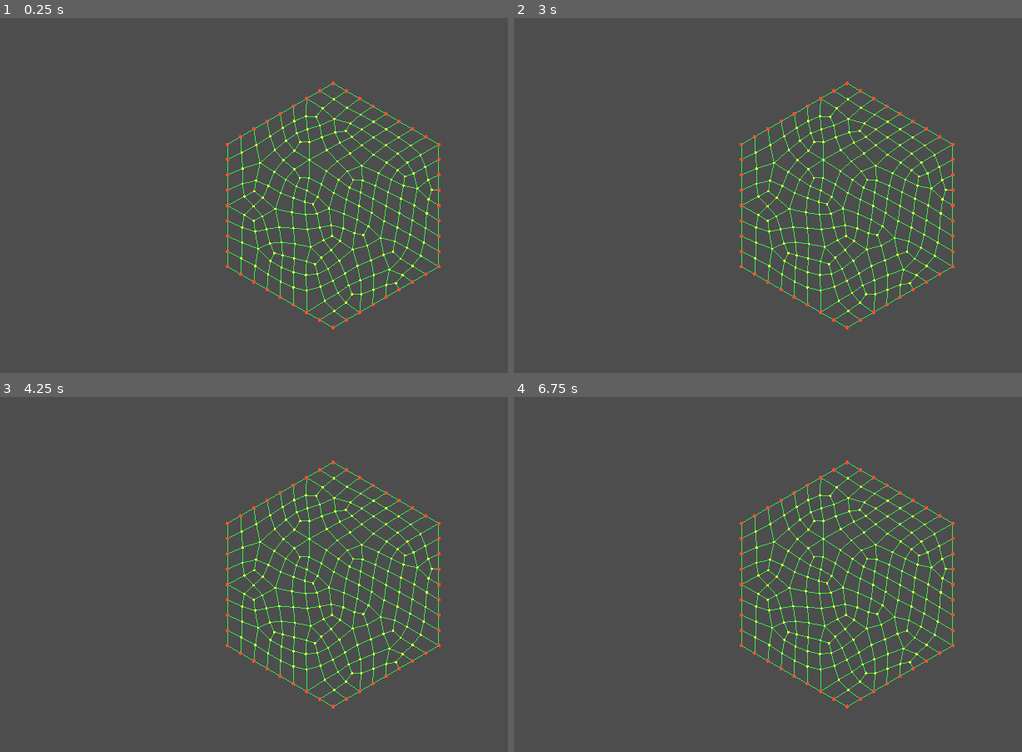
Above: before the commit, frames 1-4 (two rows, left to right).
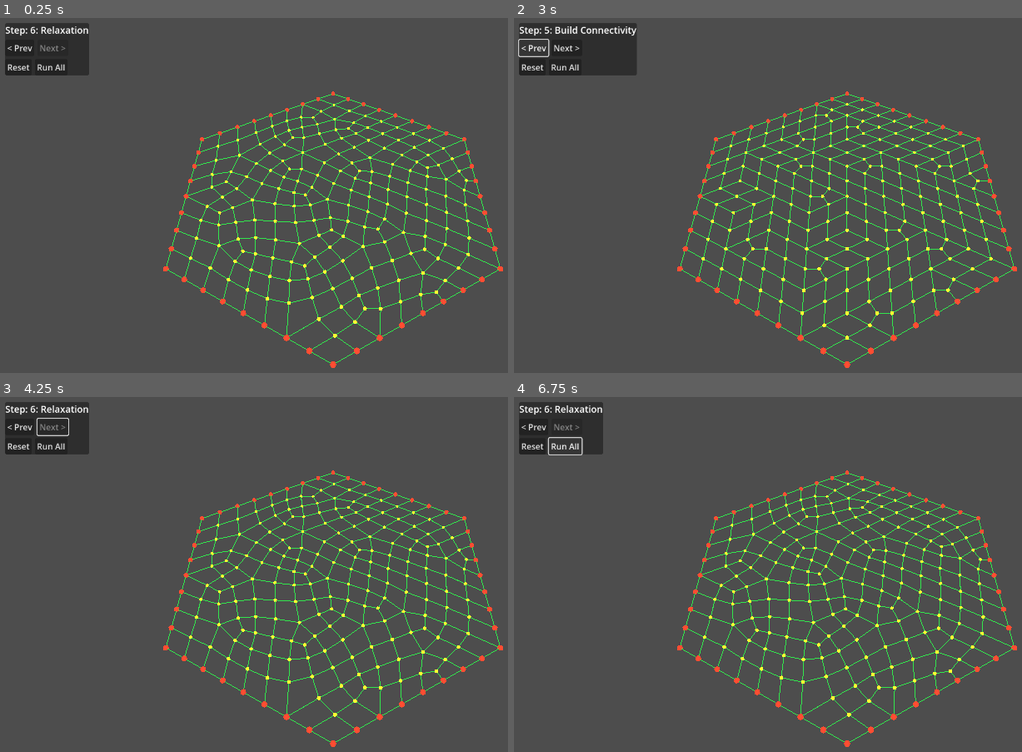
Above: after the commit, the same moments.

Repository: lucasbiancogs/map_generation
Game: Godot game, scene res://scenes/main.tscn
The game is run twice, just before and just after one commit, with the same random seed, the same clock (stepped at 60 frames per second) and the same inputs.
Inputs (mouse positions are in pixels of both pictures, inside the frame that each line leads up to):
- Up to frame 1 (0.25 s): no input
- Up to frame 2 (3 s): click (534, 46) at 0.5 s, where only the run after the commit has a clickable "< Prev"; click (534, 67) at 1.25 s, where only the run after the commit has a clickable "Reset"; click (564, 67) at 2 s, where only the run after the commit has a clickable "Run All"; click (534, 46) at 2.75 s, where only the run after the commit has a clickable "< Prev"
- Up to frame 3 (4.25 s): click (50, 425) at 3.5 s, where only the run after the commit has a clickable "Next >"
- Up to frame 4 (6.75 s): click (564, 446) at 4.25 s, where only the run after the commit has a clickable "Run All"; click (534, 425) at 5 s, where only the run after the commit has a clickable "< Prev"; click (564, 425) at 5.75 s, where only the run after the commit has a clickable "Next >"; click (564, 446) at 6.5 s, where only the run after the commit has a clickable "Run All"

The runs differ from the first frame. In frame 1, 8.7% of the frame differs, in the area x 0-100%, y 1-99%; in frame 2, 9.7%; in frame 3, 8.7%; in frame 4, 8.5%.

Commit message:
Add step controller UI for stepping through grid generation
OrganicGrid now exposes reset(), run_step(step), and run_all() for
external control. New StepController UI panel with Prev/Next/Reset/Run
All buttons lets you visualize each generation step individually.

Diff:
--- a/scenes/main.tscn
+++ b/scenes/main.tscn
@@ -1,14 +1,27 @@
-[gd_scene load_steps=2 format=3 uid="uid://bep2n5mln624u"]
+[gd_scene load_steps=3 format=3 uid="uid://bep2n5mln624u"]
 
 [ext_resource type="Script" uid="uid://bwa7743dqiob1" path="res://scripts/organic_grid.gd" id="1_o5qli"]
+[ext_resource type="Script" path="res://scripts/step_controller.gd" id="2_step_ctrl"]
 
 [node name="Main" type="Node3D"]
 
 [node name="Camera3D" type="Camera3D" parent="."]
-transform = Transform3D(1, 0, 0, 0, 0, 1, 0, -1, 0, 0, 8, 0)
+transform = Transform3D(1, 0, 0, 0, 0.645764, 0.763537, 0, -0.763537, 0.645764, 0, 8, 7.04821)
+fov = 45.0
 
 [node name="DirectionalLight3D" type="DirectionalLight3D" parent="."]
 transform = Transform3D(1, 0, 0, 0, 0.866025, 0.5, 0, -0.5, 0.866025, 0, 10, 0)
 
 [node name="OrganicGrid" type="Node3D" parent="."]
 script = ExtResource("1_o5qli")
+
+[node name="StepController" type="Control" parent="."]
+layout_mode = 3
+anchors_preset = 15
+anchor_right = 1.0
+anchor_bottom = 1.0
+grow_horizontal = 2
+grow_vertical = 2
+mouse_filter = 2
+script = ExtResource("2_step_ctrl")
+grid_path = NodePath("../OrganicGrid")
--- a/scripts/organic_grid.gd
+++ b/scripts/organic_grid.gd
@@ -26,15 +26,69 @@
 ## Connectivity: point index -> array of connected point indices.
 var connectivity: Dictionary = {}
 
+const STEP_NAMES: PackedStringArray = [
+	"1: Generate Points",
+	"2: Construct Triangles",
+	"3: Merge into Quads",
+	"4: Subdivide",
+	"5: Build Connectivity",
+	"6: Relaxation",
+]
+const TOTAL_STEPS: int = 6
+
 
 func _ready() -> void:
-	generate_hex_grid_points()
-	construct_triangles()
-	merge_triangles_into_quads()
-	subdivide_grid()
-	build_connectivity()
-	apply_relaxation()
-	_build_visualization()
+	run_all()
+
+
+func run_all() -> void:
+	for step in range(1, TOTAL_STEPS + 1):
+		_execute_step(step)
+	_clear_visualization()
+	_visualize_subdivided()
+
+
+func reset() -> void:
+	points.clear()
+	is_outer_edge.clear()
+	triangles.clear()
+	quads.clear()
+	unmergeable_triangle_indices.clear()
+	subdivided_points.clear()
+	subdivided_is_outer_edge.clear()
+	subdivided_quads.clear()
+	connectivity.clear()
+	_clear_visualization()
+
+
+func run_step(step: int) -> void:
+	_execute_step(step)
+	_clear_visualization()
+	_visualize_step(step)
+
+
+func _execute_step(step: int) -> void:
+	match step:
+		1: generate_hex_grid_points()
+		2: construct_triangles()
+		3: merge_triangles_into_quads()
+		4: subdivide_grid()
+		5: build_connectivity()
+		6: apply_relaxation()
+
+
+func _visualize_step(step: int) -> void:
+	match step:
+		1:
+			_visualize_points(points, is_outer_edge)
+		2:
+			_visualize_triangles()
+			_visualize_points(points, is_outer_edge)
+		3:
+			_visualize_quads_and_tris()
+			_visualize_points(points, is_outer_edge)
+		4, 5, 6:
+			_visualize_subdivided()
 
 
 # ===========================================================================
@@ -402,26 +456,71 @@
 # Visualization — draw grid as wireframe + point markers
 # ===========================================================================
 
-func _build_visualization() -> void:
-	_build_subdivided_wireframe()
-	_build_point_markers()
-
-
-## Draws subdivided quad edges as lines.
-func _build_subdivided_wireframe() -> void:
+func _clear_visualization() -> void:
+	for child in get_children():
+		child.queue_free()
+
+
+## Step 1 visualization: just points.
+func _visualize_points(pts: Array[Vector3], outer: Array[bool]) -> void:
+	var inner_pos := PackedVector3Array()
+	var outer_pos := PackedVector3Array()
+	for i in range(pts.size()):
+		if outer[i]:
+			outer_pos.append(pts[i])
+		else:
+			inner_pos.append(pts[i])
+	_create_point_cloud(inner_pos, Color(1.0, 1.0, 0.2), 0.04)
+	_create_point_cloud(outer_pos, Color(1.0, 0.3, 0.2), 0.06)
+
+
+## Step 2 visualization: triangle wireframe.
+func _visualize_triangles() -> void:
 	var lines := PackedVector3Array()
-
+	var tri_count: int = triangles.size() / 3
+	for t in range(tri_count):
+		var i0: int = triangles[t * 3]
+		var i1: int = triangles[t * 3 + 1]
+		var i2: int = triangles[t * 3 + 2]
+		lines.append(points[i0]); lines.append(points[i1])
+		lines.append(points[i1]); lines.append(points[i2])
+		lines.append(points[i2]); lines.append(points[i0])
+	_add_line_mesh(lines, Color(0.3, 0.7, 1.0))
+
+
+## Step 3 visualization: quads (green) + unmergeable triangles (orange).
+func _visualize_quads_and_tris() -> void:
+	var quad_lines := PackedVector3Array()
+	for quad in quads:
+		var p0 := points[quad[0]]; var p1 := points[quad[1]]
+		var p2 := points[quad[2]]; var p3 := points[quad[3]]
+		quad_lines.append(p0); quad_lines.append(p1)
+		quad_lines.append(p1); quad_lines.append(p2)
+		quad_lines.append(p2); quad_lines.append(p3)
+		quad_lines.append(p3); quad_lines.append(p0)
+	_add_line_mesh(quad_lines, Color(0.2, 0.9, 0.3))
+
+	var tri_lines := PackedVector3Array()
+	for tri_idx in unmergeable_triangle_indices:
+		var v := _get_tri_vertices(tri_idx)
+		tri_lines.append(points[v[0]]); tri_lines.append(points[v[1]])
+		tri_lines.append(points[v[1]]); tri_lines.append(points[v[2]])
+		tri_lines.append(points[v[2]]); tri_lines.append(points[v[0]])
+	_add_line_mesh(tri_lines, Color(1.0, 0.5, 0.1))
+
+
+## Step 4+ visualization: subdivided quads.
+func _visualize_subdivided() -> void:
+	var lines := PackedVector3Array()
 	for quad in subdivided_quads:
-		var p0: Vector3 = subdivided_points[quad[0]]
-		var p1: Vector3 = subdivided_points[quad[1]]
-		var p2: Vector3 = subdivided_points[quad[2]]
-		var p3: Vector3 = subdivided_points[quad[3]]
+		var p0 := subdivided_points[quad[0]]; var p1 := subdivided_points[quad[1]]
+		var p2 := subdivided_points[quad[2]]; var p3 := subdivided_points[quad[3]]
 		lines.append(p0); lines.append(p1)
 		lines.append(p1); lines.append(p2)
 		lines.append(p2); lines.append(p3)
 		lines.append(p3); lines.append(p0)
-
 	_add_line_mesh(lines, Color(0.2, 0.9, 0.3))
+	_visualize_points(subdivided_points, subdivided_is_outer_edge)
 
 
 func _add_line_mesh(lines: PackedVector3Array, color: Color) -> void:
@@ -444,20 +543,6 @@
 	add_child(mesh_inst)
 
 
-## Draws small spheres at each grid point. Outer-edge points are colored differently.
-func _build_point_markers() -> void:
-	var inner_positions: PackedVector3Array = PackedVector3Array()
-	var outer_positions: PackedVector3Array = PackedVector3Array()
-
-	for i in range(subdivided_points.size()):
-		if subdivided_is_outer_edge[i]:
-			outer_positions.append(subdivided_points[i])
-		else:
-			inner_positions.append(subdivided_points[i])
-
-	_create_point_cloud(inner_positions, Color(1.0, 1.0, 0.2), 0.04)
-	_create_point_cloud(outer_positions, Color(1.0, 0.3, 0.2), 0.06)
-
 
 func _create_point_cloud(positions: PackedVector3Array, color: Color, radius: float) -> void:
 	if positions.is_empty():
--- /dev/null
+++ b/scripts/step_controller.gd
@@ -0,0 +1,115 @@
+class_name StepController
+extends Control
+
+@export var grid_path: NodePath
+
+var _current_step: int = 0
+var _step_label: Label
+var _prev_button: Button
+var _next_button: Button
+var _reset_button: Button
+var _run_all_button: Button
+
+
+var grid: OrganicGrid
+
+
+func _ready() -> void:
+	grid = get_node(grid_path) as OrganicGrid
+	_build_ui()
+	# Grid runs all steps on its own _ready. Show final state.
+	_current_step = OrganicGrid.TOTAL_STEPS
+	_update_ui()
+
+
+func _build_ui() -> void:
+	# Anchor to top-left with some margin.
+	var panel := PanelContainer.new()
+	panel.anchor_right = 0.0
+	panel.anchor_bottom = 0.0
+	panel.offset_left = 10
+	panel.offset_top = 10
+
+	var vbox := VBoxContainer.new()
+	vbox.add_theme_constant_override("separation", 6)
+
+	_step_label = Label.new()
+	_step_label.add_theme_font_size_override("font_size", 18)
+	vbox.add_child(_step_label)
+
+	var hbox := HBoxContainer.new()
+	hbox.add_theme_constant_override("separation", 6)
+
+	_prev_button = Button.new()
+	_prev_button.text = "< Prev"
+	_prev_button.pressed.connect(_on_prev)
+	hbox.add_child(_prev_button)
+
+	_next_button = Button.new()
+	_next_button.text = "Next >"
+	_next_button.pressed.connect(_on_next)
+	hbox.add_child(_next_button)
+
+	vbox.add_child(hbox)
+
+	var hbox2 := HBoxContainer.new()
+	hbox2.add_theme_constant_override("separation", 6)
+
+	_reset_button = Button.new()
+	_reset_button.text = "Reset"
+	_reset_button.pressed.connect(_on_reset)
+	hbox2.add_child(_reset_button)
+
+	_run_all_button = Button.new()
+	_run_all_button.text = "Run All"
+	_run_all_button.pressed.connect(_on_run_all)
+	hbox2.add_child(_run_all_button)
+
+	vbox.add_child(hbox2)
+
+	panel.add_child(vbox)
+	add_child(panel)
+
+
+func _on_next() -> void:
+	if _current_step >= OrganicGrid.TOTAL_STEPS:
+		return
+	_current_step += 1
+	grid.run_step(_current_step)
+	_update_ui()
+
+
+func _on_prev() -> void:
+	if _current_step <= 0:
+		return
+	# Re-run from scratch up to the previous step.
+	_current_step -= 1
+	grid.reset()
+	for step in range(1, _current_step + 1):
+		grid.run_step(step)
+	if _current_step == 0:
+		grid._clear_visualization()
+	_update_ui()
+
+
+func _on_reset() -> void:
+	_current_step = 0
+	grid.reset()
+	_update_ui()
+
+
+func _on_run_all() -> void:
+	grid.reset()
+	grid.run_all()
+	_current_step = OrganicGrid.TOTAL_STEPS
+	_update_ui()
+
+
+func _update_ui() -> void:
+	if _current_step == 0:
+		_step_label.text = "Step: (none)"
+	else:
+		_step_label.text = "Step: " + OrganicGrid.STEP_NAMES[_current_step - 1]
+
+	_prev_button.disabled = _current_step <= 0
+	_next_button.disabled = _current_step >= OrganicGrid.TOTAL_STEPS
